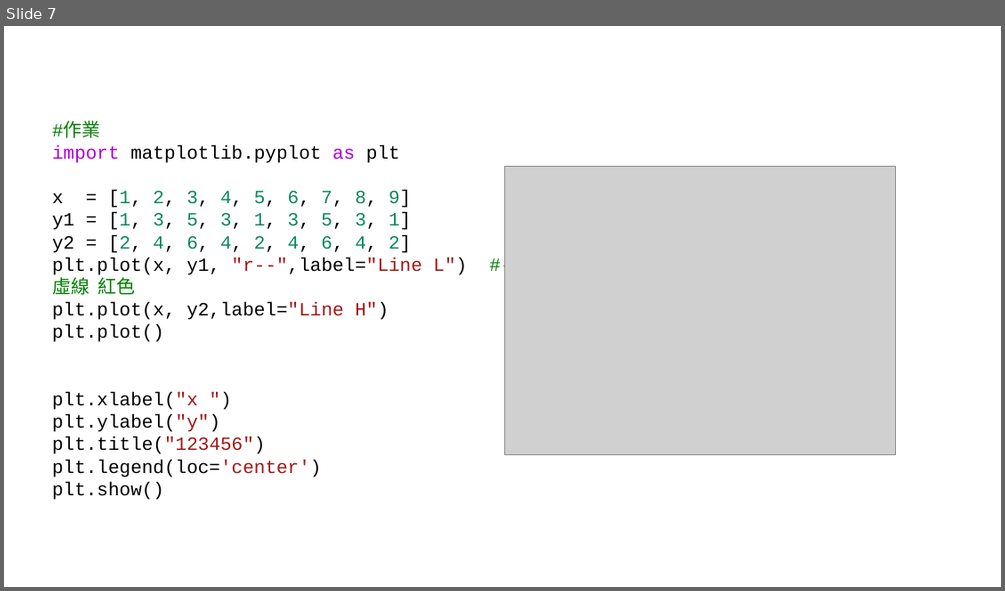
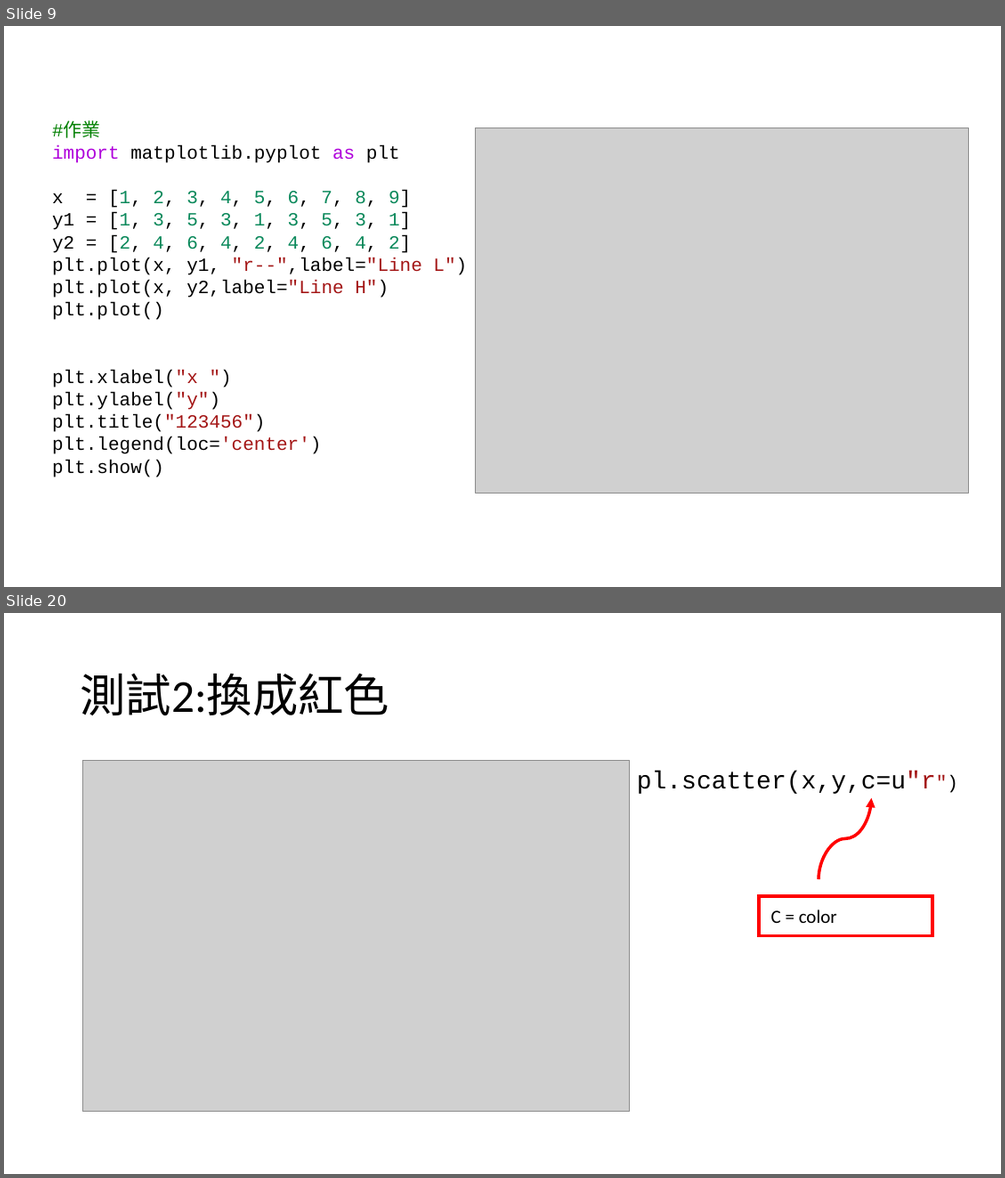
Before and after one commit to jon890613/Matplotlib, a slide deck: 簡報2.pptx. Shown one above the other, each under a label of ours: slide 7 before the commit, slides 9 and 20 after it; the slides between them are not shown. The pictures are 1005x591 and 1005x1178 pixels, drawn with LibreOffice and Linux fonts; fonts in the diff are those of the drawing; grey boxes stand for pictures. Boxes give left, top, right and bottom in pixels: in the first picture for what was removed or moved away, otherwise in the second. Text is boxed around its words. In the diff, an @@ line names an element or a change of style, - is before the commit and + after.

```diff
--- a/簡報2.pptx
+++ b/簡報2.pptx
@@ slide 20 added at (x1=4, y1=613, x2=1001, y2=1174), background #FFFFFF @@
@@ title added at (x1=80, y1=674, x2=389, y2=715), 44 pt, text #000000 @@
+測試2:換成紅色
@@ picture added at (x1=82, y1=761, x2=629, y2=1111) @@
@@ text added at (x1=637, y1=771, x2=936, y2=794), 24 pt, text #000000 @@
+pl.scatter(x,y,c=u"r")
@@ curved arrow added from (818, 879) to (872, 798), #FF0000 3 pt @@
@@ rectangle added at (x1=759, y1=896, x2=932, y2=936), outline #FF0000 3 pt @@
@@ text added at (x1=771, y1=909, x2=837, y2=923), 18 pt, text #000000 @@
+C = color
@@ what was slide 7 is now slide 9 @@
@@ slide 9 changed as well @@
@@ picture resized from (x1=505, y1=166, x2=896, y2=454) to (x1=475, y1=127, x2=969, y2=492) @@
@@ text at (x1=52, y1=257, x2=467, y2=275): text changed @@
-plt.plot(x, y1, "r--",label="Line L") #--虛線 紅色
+plt.plot(x, y1, "r--",label="Line L")
```
Also in this commit, not shown: 1 other slide changed, 16 other slides added, 1 slide removed.
